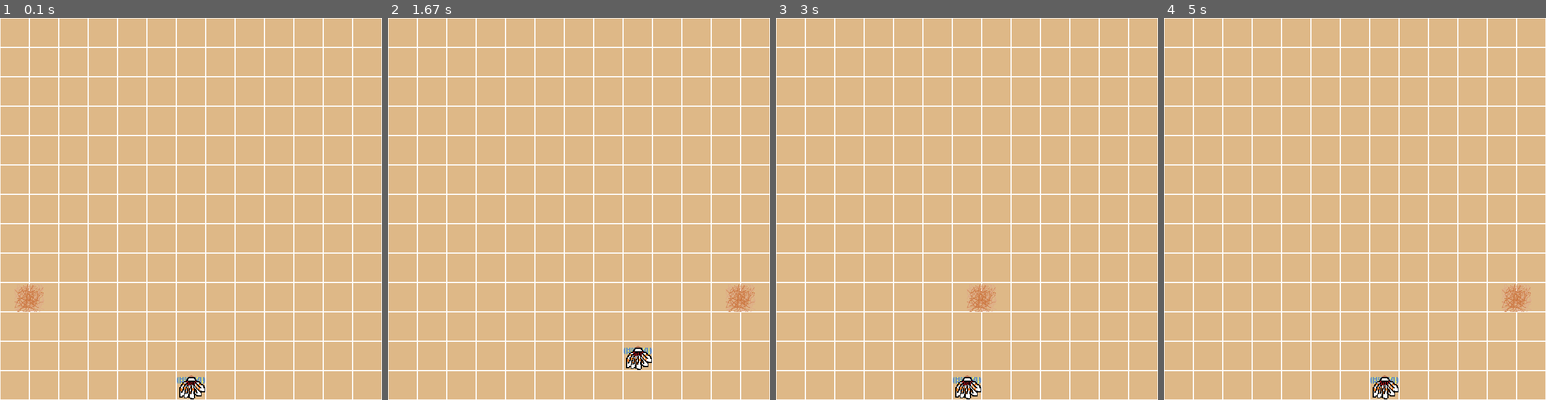
Above: before the commit, frames 1-4 (left to right).
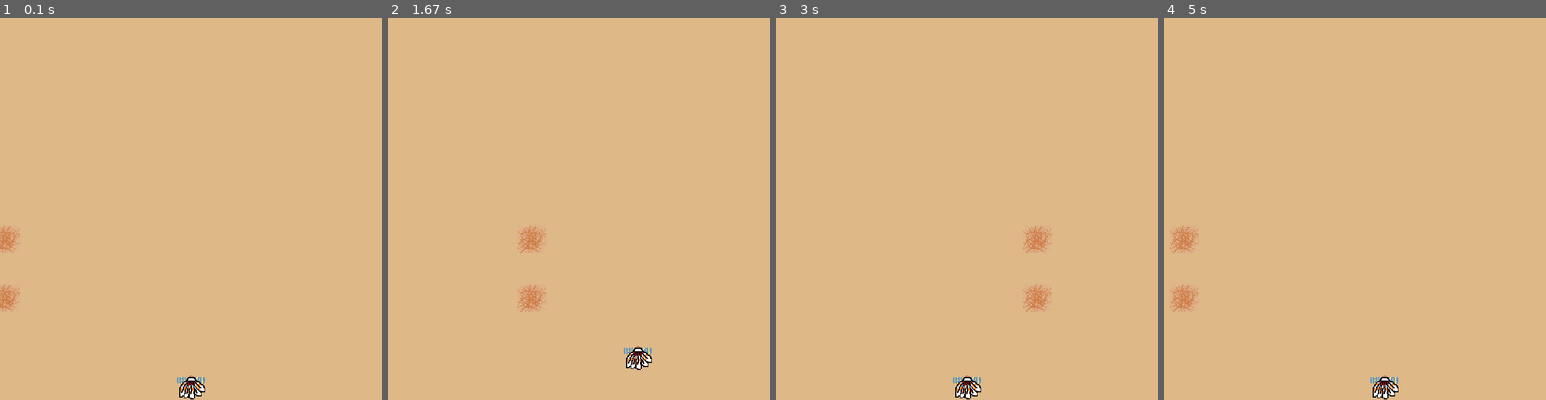
Above: after the commit, the same moments.

Repository: AZEN-SGG/PyGameProject
Game: pygame game, started from MainProgramm.py
The game is run twice, just before and just after one commit, with the same random seed, the same clock (stepped at 60 frames per second) and the same inputs.
Inputs:
- Up to frame 1 (0.1 s): no input
- Up to frame 2 (1.67 s): hold D 0.33-0.8 s; hold W 0.83-1.13 s; hold D 1.17-1.63 s
- Up to frame 3 (3 s): hold A 1.67-2.2 s; hold S 2.23-2.53 s; hold A 2.57-2.97 s
- Up to frame 4 (5 s): hold W 3-3.37 s; hold D 3.4-4.03 s; hold S 4.07-4.43 s; hold A 4.47-4.93 s; hold D from 4.97 s (still down)

The runs differ from the first frame. In frame 1, 8.4% of the frame differs, in the area x 0-100%, y 0-100%; in frame 2, 8.5%; in frame 3, 8.5%; in frame 4, 8.5%.

Commit message:
Добавил реагирование на столкновение с перекати поел При соприкосновении, программа перестаёт реагировать на нажатия кроме пробела При нажатии на пробел игра закрывается Добавили второе перекати поел При создании перекати поел, теперь надо указать его координаты Скорость у каждого перекати поел при запуске программы разная между 5 и 8 Удалиди клетчатое поле, так как оно очень замедляло игру

Diff:
--- a/MainProgramm.py
+++ b/MainProgramm.py
@@ -1,12 +1,15 @@
 import pygame
+import random
 import os
 
 WIDTH = 650
 HEIGHT = 650
-FPS = 30
+FPS = 30  # Не трогать! На этом всё работает!
 
 game_folder = os.path.dirname(__file__)
 data_folder = os.path.join(game_folder, 'data')
+
+faced = False
 
 
 class Board:
@@ -62,20 +65,26 @@
 
 
 class Tumbleweed(pygame.sprite.Sprite):
-    def __init__(self):
+    def __init__(self, x, y):
         pygame.sprite.Sprite.__init__(self)
         self.image = tumbleweed_image
         self.image.set_colorkey('white')
 
         self.rect = self.image.get_rect()
-        self.rect.center = (0, HEIGHT - 175)
+        self.rect.center = (x, y)
+
+        self.speed = random.randint(5, 8)
 
     def update(self):
-        if self.rect.x == WIDTH - 50:
-            self.rect.x = 0
+        if pygame.sprite.collide_mask(self, player):
+            global faced
+            faced = True
+
+        elif self.rect.x > WIDTH:
+            self.rect.x = -50
 
         else:
-            self.rect.x += 25
+            self.rect.x += self.speed
 
 
 # Создаем игру и окно
@@ -89,16 +98,16 @@
 
 all_sprites = pygame.sprite.Group()
 
-board = Board()
-
 player_image = pygame.image.load(os.path.join(data_folder, 'bigger_player.png')).convert()
 player = Player()
 
 tumbleweed_image = pygame.image.load(os.path.join(data_folder, 'tumbleweed.png')).convert()
-tumbleweed = Tumbleweed()
+tumbleweed = Tumbleweed(0, HEIGHT - 175)
+tumbleweed2 = Tumbleweed(0, HEIGHT - 275)
 
 all_sprites.add(player)
 all_sprites.add(tumbleweed)
+all_sprites.add(tumbleweed2)
 
 # Цикл игры
 running = True
@@ -112,28 +121,33 @@
             running = False
 
         if event.type == pygame.KEYDOWN:
-            if event.key == pygame.K_w:
-                player.go_up()
+            if not faced:
+                if event.key == pygame.K_w:
+                    player.go_up()
 
-            elif event.key == pygame.K_s:
-                player.go_down()
+                elif event.key == pygame.K_s:
+                    player.go_down()
 
-            elif event.key == pygame.K_d:
-                player.go_right()
+                elif event.key == pygame.K_d:
+                    player.go_right()
 
-            elif event.key == pygame.K_a:
-                player.go_left()
+                elif event.key == pygame.K_a:
+                    player.go_left()
 
+            else:
+                if event.key == pygame.K_SPACE:
+                    running = False
+
+    # Обновление
     screen.fill((222, 184, 135))
-    # Обновление
-    all_sprites.update()
-    board.render(screen)
+
+    if not faced:
+        all_sprites.update()
 
     # Рендеринг
     all_sprites.draw(screen)
     # Вывод клетчатого поля
 
-
     # После отрисовки всего, переворачиваем экран
     pygame.display.flip()
 
